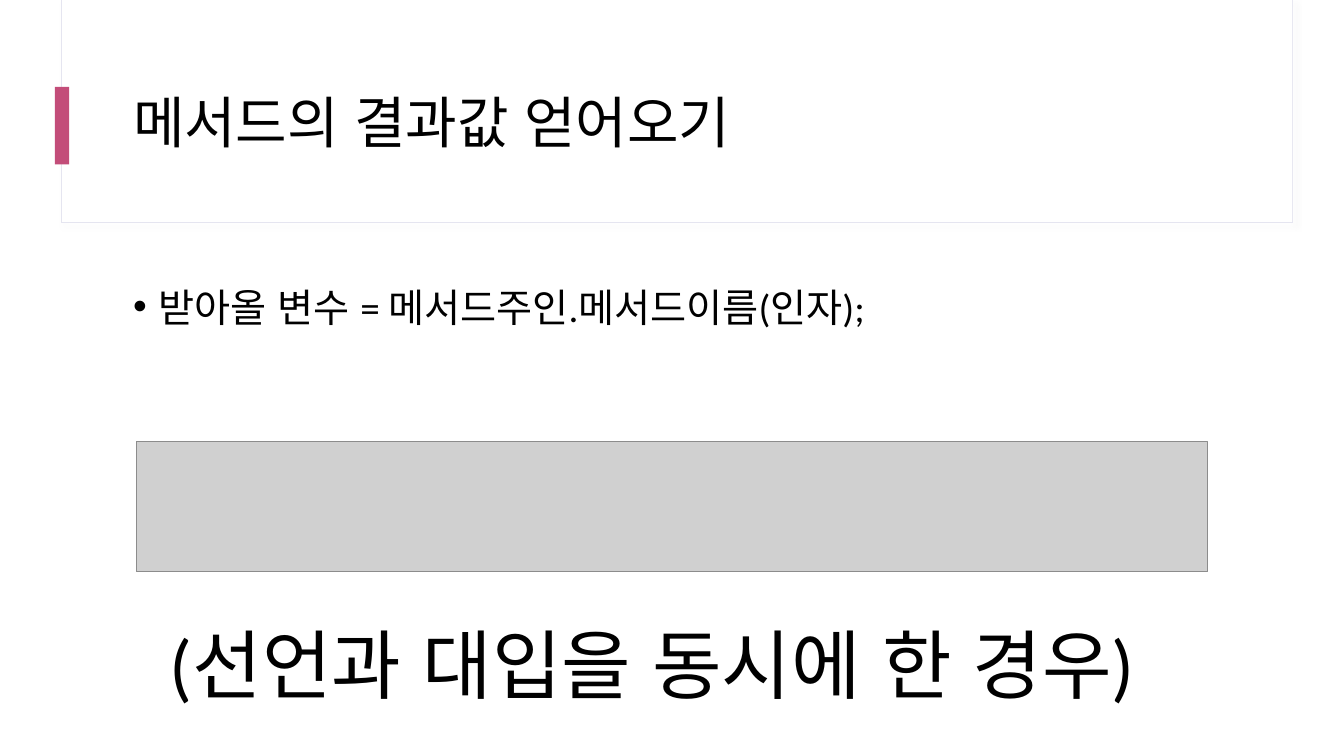
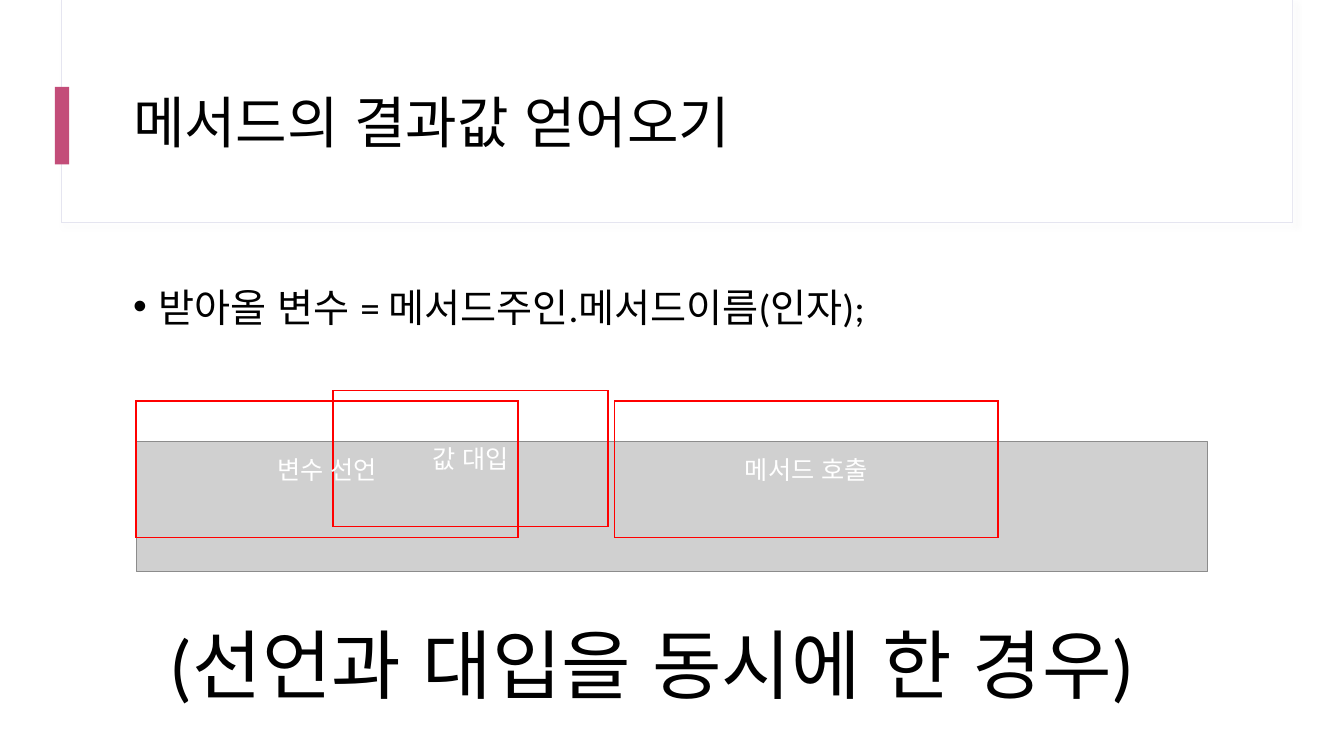
Before and after one commit to yhs0602/SPLIT_lecture_examples, a slide deck: slide 74 of docs/SPLIT 17차 Java.pptx (slide 72 before the commit). Drawn at 1344x756 pixels with LibreOffice and Linux fonts; fonts in the diff are those of the drawing; grey boxes stand for pictures. Boxes give left, top, right and bottom in pixels: in the first picture for what was removed or moved away, otherwise in the second. Text is boxed around its words. In the diff, an @@ line names an element or a change of style, - is before the commit and + after.

```diff
--- a/docs/SPLIT 17차 Java.pptx
+++ b/docs/SPLIT 17차 Java.pptx
@@ rectangle added at [136,401,518,537], outline #FF0000 1 pt, 18 pt, text #FFFFFF @@
+변수 선언
@@ rectangle added at [333,390,608,526], outline #FF0000 1 pt, 18 pt, text #FFFFFF @@
+값 대입
@@ rectangle added at [615,401,998,537], outline #FF0000 1 pt, 18 pt, text #FFFFFF @@
+메서드 호출
```
Also in this commit, not shown: 7 other slides changed, 12 slides added, 7 other files.
